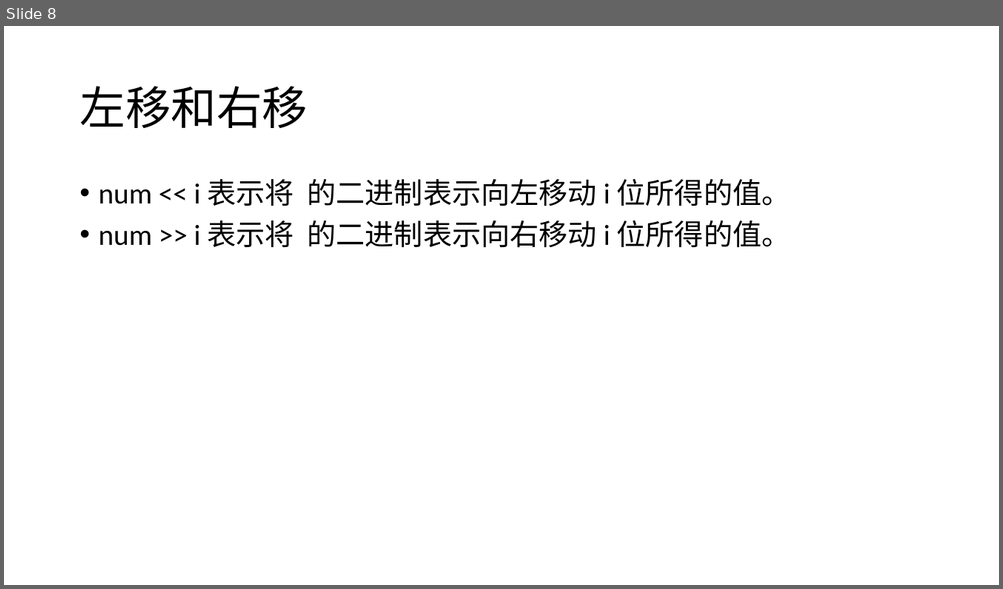
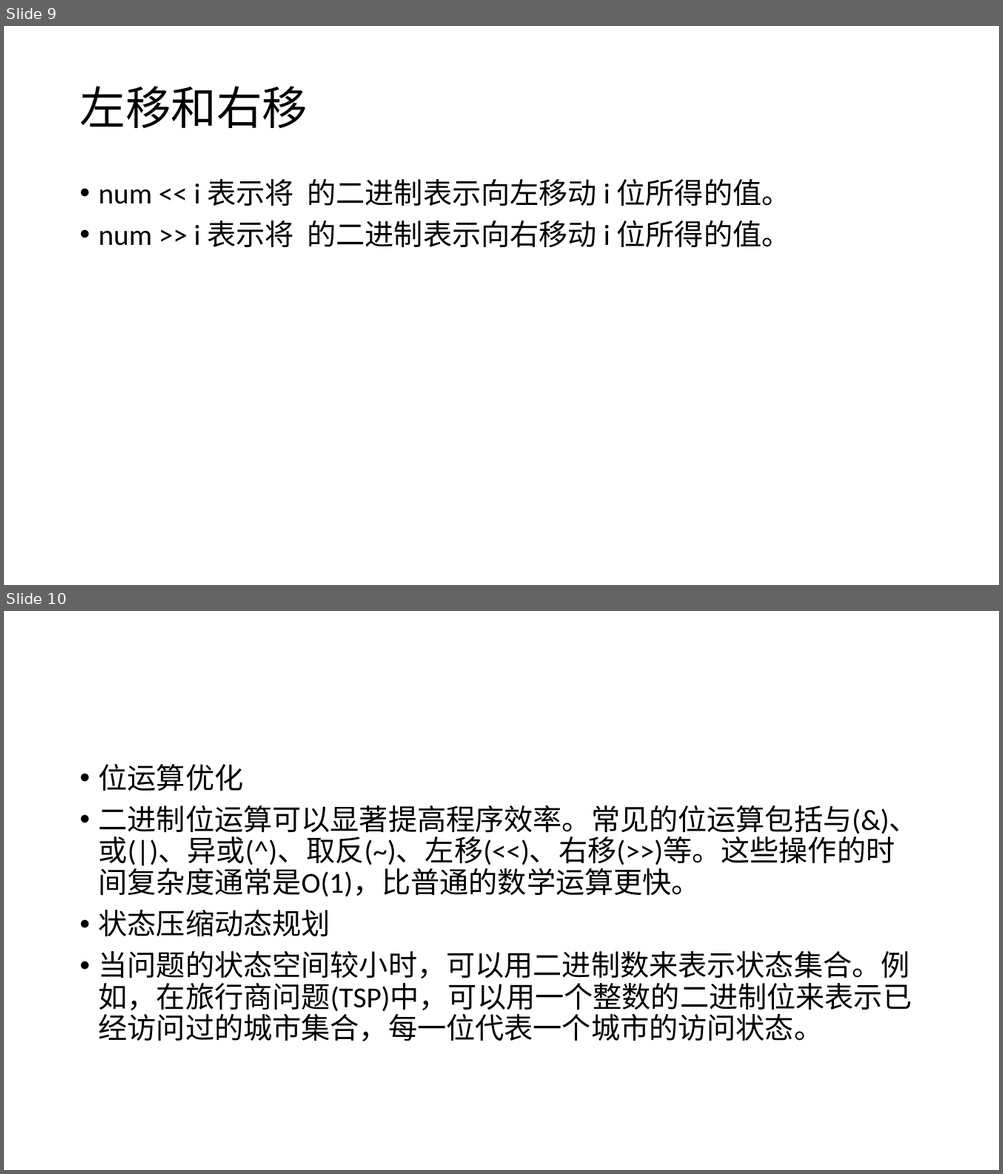
Before and after one commit to ztg-666/suanfa, a slide deck: 算法竞赛ppt/001_二进制和位运算.pptx. Shown one above the other, each under a label of ours: slide 8 before the commit, slides 9 and 10 after it. The pictures are 1003x589 and 1003x1174 pixels, drawn with LibreOffice and Linux fonts; fonts in the diff are those of the drawing. Boxes give left, top, right and bottom in pixels: in the first picture for what was removed or moved away, otherwise in the second. Text is boxed around its words. In the diff, an @@ line names an element or a change of style, - is before the commit and + after.

```diff
--- a/算法竞赛ppt/001_二进制和位运算.pptx
+++ b/算法竞赛ppt/001_二进制和位运算.pptx
@@ slide 10 added at <box>4,611,999,1170</box>, background #FFFFFF @@
@@ text added at <box>99,764,918,1042</box>, 28 pt, text #000000 @@
+• 位运算优化
+• 二进制位运算可以显著提高程序效率。常见的位运算包括与(&)、或(|)、异或(^)、取反(~)、左移(<<)、右移(>>)等。这些操作的时间复杂度通常是O(1)，比普通的数学运算更快。
+• 状态压缩动态规划
+• 当问题的状态空间较小时，可以用二进制数来表示状态集合。例如，在旅行商问题(TSP)中，可以用一个整数的二进制位来表示已经访问过的城市集合，每一位代表一个城市的访问状态。
@@ what was slide 8 is now slide 9 @@
```
Also in this commit, not shown: 1 slide changed, 3 other slides added, 1 other file.
